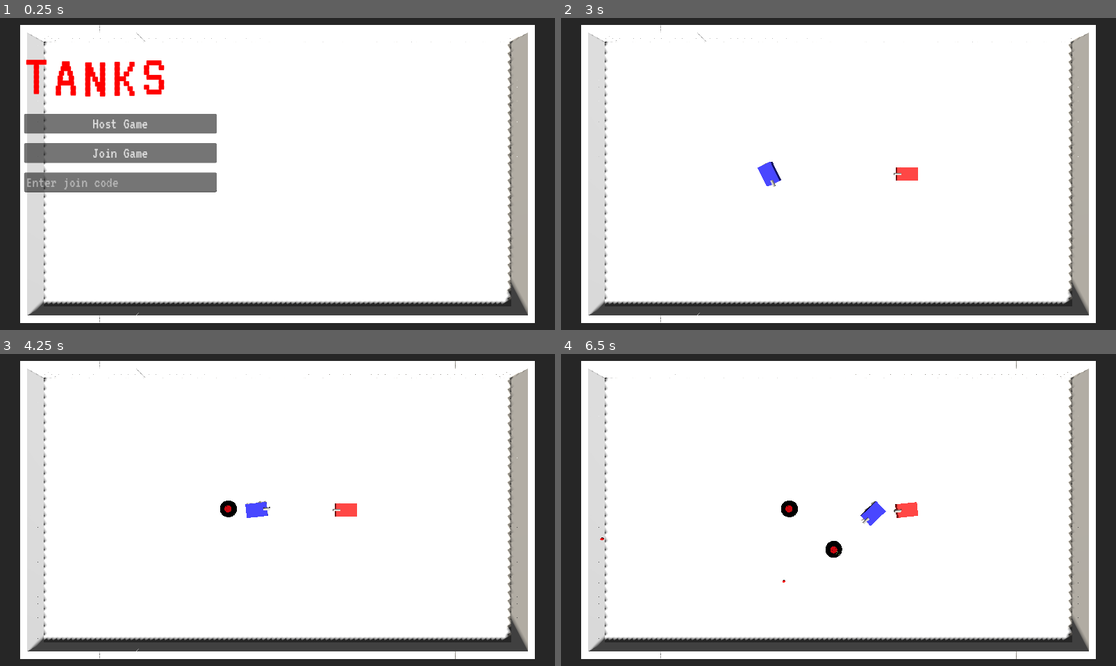
Above: before the commit, frames 1-4 (two rows, left to right).
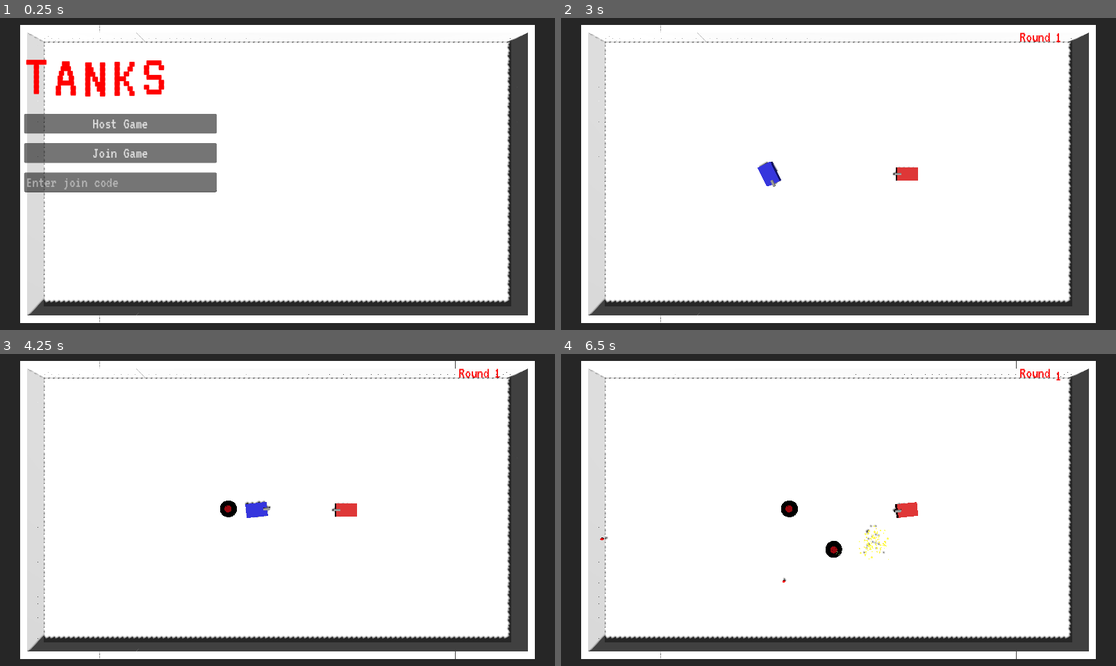
Above: after the commit, the same moments.

Repository: HennyBicks01/tanks
Game: Godot game, scene res://scenes/Main.tscn
Two runs of this game, one before a commit and one after it. Both use one fixed random seed, a clock stepped at 60 frames per second and the inputs below.
Inputs (mouse positions are in pixels of both pictures, inside the frame that each line leads up to):
- Up to frame 1 (0.25 s): no input
- Up to frame 2 (3 s): click (683, 183) at 0.52 s; type "12" at 0.6 s; click "Host Game" at 1.25 s; click (838, 305) at 2.02 s; type "12" at 2.1 s; click "Start Game" at 2.75 s
- Up to frame 3 (4.25 s): tap Enter at 3.5 s; move the mouse to (399, 494) at 3.52 s; hold Right (right) from 3.53 s (still down); right-click (399, 494) at 3.6 s
- Up to frame 4 (6.5 s): move the mouse to (727, 525) at 4.27 s; release Right (right) at 4.28 s; hold Down (down) 4.28-5.03 s; click (727, 525) at 4.35 s; move the mouse to (894, 441) at 5.02 s; hold Right (right) 5.03-5.78 s; right-click (894, 441) at 5.1 s; move the mouse to (810, 572) at 5.77 s; hold Up (up) from 5.78 s (still down); click (810, 572) at 5.85 s

The runs differ from the first frame. In frame 1, 4.3% of the frame differs, in the area x 4-96%, y 4-96%; in frame 2, 4.8%; in frame 3, 4.8%; in frame 4, 5.0%, in the area x 4-96%, y 2-98%.

Commit message:
added a round number to increment on enemy kills

Diff:
--- a/scenes/Arena.tscn
+++ b/scenes/Arena.tscn
@@ -23,15 +23,3 @@
 
 [node name="CollisionShape3D" type="CollisionShape3D" parent="StaticBody3D"]
 shape = SubResource("WorldBoundaryShape3D_nr2pe")
-
-[node name="DirectionalLight3D" type="DirectionalLight3D" parent="."]
-transform = Transform3D(0.236165, 0.857443, -0.457184, -0.833202, 0.420783, 0.35877, 0.5, 0.296198, 0.813798, -6.17242, 17.4644, 0)
-light_color = Color(0.965208, 0.925935, 0.852886, 1)
-light_energy = 0.369
-light_indirect_energy = 0.0
-light_volumetric_fog_energy = 0.0
-shadow_enabled = true
-shadow_bias = 1.312
-shadow_normal_bias = 3.717
-shadow_transmittance_bias = 0.0
-shadow_blur = 3.02
--- a/scenes/Main.tscn
+++ b/scenes/Main.tscn
@@ -1,9 +1,10 @@
-[gd_scene load_steps=5 format=3 uid="uid://c10sfjihdjgau"]
+[gd_scene load_steps=6 format=3 uid="uid://c10sfjihdjgau"]
 
 [ext_resource type="Script" path="res://scenes/main.gd" id="1_cwt3s"]
 [ext_resource type="PackedScene" uid="uid://kqhmhff27w5f" path="res://scenes/Arena.tscn" id="1_yu0q6"]
 [ext_resource type="PackedScene" uid="uid://3b27kgulm15k" path="res://scenes/MainMenu.tscn" id="3_xxxxx"]
 [ext_resource type="PackedScene" uid="uid://c4s7dwrpfu7jh" path="res://scenes/Lobby.tscn" id="4_xxxxx"]
+[ext_resource type="FontFile" uid="uid://cbbtarn8l2yhf" path="res://scripts/VT323-Regular.ttf" id="5_xxxxx"]
 
 [node name="Main" type="Node3D"]
 script = ExtResource("1_cwt3s")
@@ -19,3 +20,29 @@
 
 [node name="Lobby" parent="CanvasLayer" instance=ExtResource("4_xxxxx")]
 visible = false
+
+[node name="RoundDisplay" type="HBoxContainer" parent="CanvasLayer"]
+visible = false
+anchors_preset = 1
+anchor_left = 1.0
+anchor_right = 1.0
+offset_left = -200.0
+offset_top = 20.0
+offset_right = -20.0
+offset_bottom = 60.0
+grow_horizontal = 0
+theme_override_constants/separation = 10
+
+[node name="RoundLabel" type="Label" parent="CanvasLayer/RoundDisplay"]
+layout_mode = 2
+theme_override_colors/font_color = Color(1, 0, 0, 1)
+theme_override_fonts/font = ExtResource("5_xxxxx")
+theme_override_font_sizes/font_size = 32
+text = "Round"
+
+[node name="RoundNumber" type="Label" parent="CanvasLayer/RoundDisplay"]
+layout_mode = 2
+theme_override_colors/font_color = Color(1, 0, 0, 1)
+theme_override_fonts/font = ExtResource("5_xxxxx")
+theme_override_font_sizes/font_size = 32
+text = "1"
--- a/scenes/arena.gd
+++ b/scenes/arena.gd
@@ -25,8 +25,8 @@
 		place_border_block(Vector3(-half_width, border_height / 2, z))
 		place_border_block(Vector3(half_width, border_height / 2, z))
 
-func place_border_block(position: Vector3):
+func place_border_block(block_position: Vector3):
 	var block = border_block_scene.instantiate()
 	add_child(block)
-	block.transform.origin = position
+	block.transform.origin = block_position
 	block.scale.y = border_height
--- a/scenes/enemy.gd
+++ b/scenes/enemy.gd
@@ -2,7 +2,8 @@
 
 @export var shoot_interval = 3.0
 @export var projectile_scene: PackedScene
-@export var max_health = 100
+@export var max_health = 1
+
 
 @onready var cannon = $Cannon
 @onready var mesh_instance = $MeshInstance3D
@@ -71,8 +72,9 @@
 
 func explode():
 	var explosion = preload("res://scenes/Explosion.tscn").instantiate()
-	get_parent().add_child(explosion, true)
+	get_parent().add_child(explosion)
 	explosion.global_position = global_position
 	visible = false
+	get_parent().check_round_end()
 	await get_tree().create_timer(2.0).timeout
 	queue_free()
--- a/scenes/landmine.gd
+++ b/scenes/landmine.gd
@@ -47,13 +47,13 @@
 	for fragment in fragments.get_children():
 		if fragment is MeshInstance3D:
 			var rigid_body = RigidBody3D.new()
-			var collision_shape = CollisionShape3D.new()
+			var fragment_collision_shape = CollisionShape3D.new()
 			var shape = ConvexPolygonShape3D.new()
 
 			shape.set_points(fragment.mesh.get_faces())
-			collision_shape.shape = shape
+			fragment_collision_shape.shape = shape
 
-			rigid_body.add_child(collision_shape)
+			rigid_body.add_child(fragment_collision_shape)
 			fragment.get_parent().remove_child(fragment)
 			rigid_body.add_child(fragment)
 			add_child(rigid_body)
--- a/scenes/main.gd
+++ b/scenes/main.gd
@@ -3,18 +3,67 @@
 @onready var arena = $Arena
 @onready var main_menu = $CanvasLayer/MainMenu
 @onready var lobby = $CanvasLayer/Lobby
+@onready var round_display = $CanvasLayer/RoundDisplay
+@onready var round_number = $CanvasLayer/RoundDisplay/RoundNumber
 
 var player_tanks = {}
 var enemy_tank = null
 var network = ENetMultiplayerPeer.new()
 var port = 8910
 var max_players = 4
+var current_round = 0
+
+var time = 0
+var wave_speed = 2
+var wave_height = 10
 
 func _ready():
 	main_menu.connect("host_game", _on_host_game)
 	main_menu.connect("join_game", _on_join_game)
 	multiplayer.peer_connected.connect(_on_peer_connected)
 	multiplayer.peer_disconnected.connect(_on_peer_disconnected)
+
+func start_new_round():
+	current_round += 1
+	round_number.text = str(current_round)
+	round_display.visible = true
+	setup_game()
+
+@rpc("any_peer", "call_local")
+func start_game():
+	lobby.hide()
+	start_new_round()
+
+func setup_game():
+	for tank in player_tanks.values():
+		tank.queue_free()
+	player_tanks.clear()
+	if enemy_tank:
+		enemy_tank.queue_free()
+	spawn_players()
+	spawn_enemy_tank()
+
+func _process(delta):
+	if round_display.visible:
+		time += delta
+		var offset = sin(time * wave_speed) * wave_height
+		round_number.position.y = offset
+
+# Add this function to check if the round is over
+func check_round_end():
+	var players_alive = false
+	var enemies_alive = false
+
+	for tank in player_tanks.values():
+		if tank.health > 0:
+			players_alive = true
+			break
+
+	if enemy_tank and enemy_tank.health > 0:
+		enemies_alive = true
+
+	if not players_alive or not enemies_alive:
+		get_tree().create_timer(2.0).timeout.connect(start_new_round)
 
 func _on_host_game():
 	var host_code = generate_random_code()
@@ -25,7 +74,7 @@
 	lobby.set_host_code(host_code)
 	lobby.show_start_button(true)
 
-func _on_join_game(code):
+func _on_join_game(_code):
 	network.create_client("localhost", port)
 	multiplayer.multiplayer_peer = network
 	main_menu.hide()
@@ -41,15 +90,6 @@
 		player_tanks[id].queue_free()
 		player_tanks.erase(id)
 
-@rpc("any_peer", "call_local")
-func start_game():
-	lobby.hide()
-	setup_game()
-
-func setup_game():
-	spawn_players()
-	spawn_enemy_tank()
-
 func spawn_players():
 	var tank_scene = preload("res://scenes/Tank.tscn")
 	var num_players = multiplayer.get_peers().size() + 1
@@ -63,7 +103,7 @@
 		# Calculate position based on index
 		var x_pos = -10  # All tanks start at the same X position
 		var y_pos = 0.5  # Slight elevation to ensure they're above the ground
-		var z_pos = -((num_players - 1) * spacing / 2) + (i * spacing)  # Distribute along Z-axis
+		var z_pos = -((num_players - 1) * spacing / 2.0) + (i * spacing)  # Distribute along Z-axis
 
 		tank.position = Vector3(x_pos, y_pos, z_pos)
 		tank.set_multiplayer_authority(peer_id)
--- a/scenes/tank.gd
+++ b/scenes/tank.gd
@@ -2,6 +2,7 @@
 @export var speed = 10.0
 @onready var cannon = $Cannon
 
+var health = 1
 var projectile_scene = preload("res://scenes/Projectile.tscn")
 var mine_scene = preload("res://scenes/Landmine.tscn")  # Make sure this path is correct
 
@@ -72,3 +73,17 @@
 	spawn_point.y = 0.1  # Slightly above the ground
 	get_parent().add_child(mine)
 	mine.global_position = spawn_point
+
+func take_damage(damage):
+	health -= damage
+	if health <= 0:
+		explode()
+
+func explode():
+	var explosion = preload("res://scenes/Explosion.tscn").instantiate()
+	get_parent().add_child(explosion)
+	explosion.global_position = global_position
+	visible = false
+	get_parent().check_round_end()
+	await get_tree().create_timer(2.0).timeout
+	queue_free()
